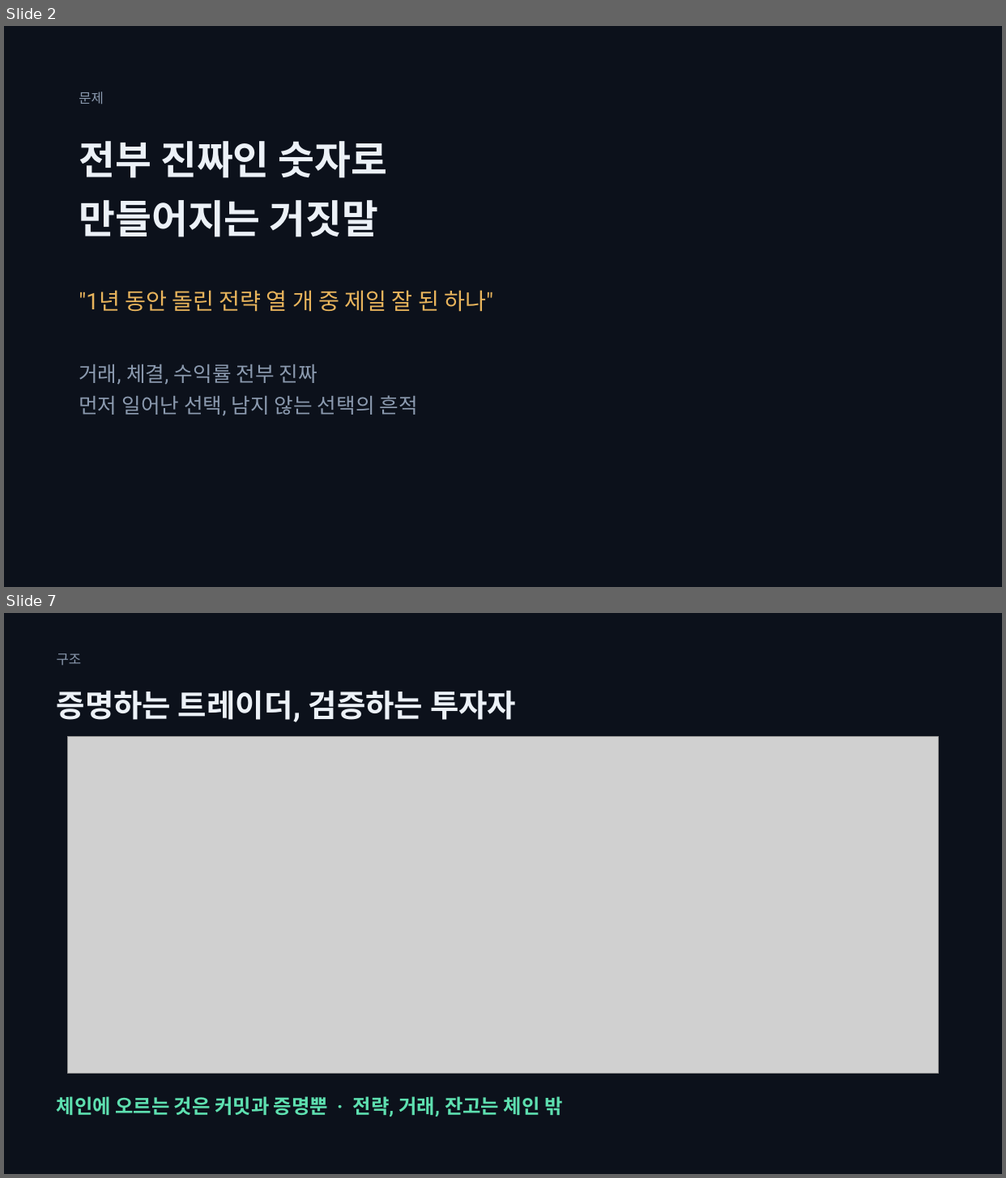
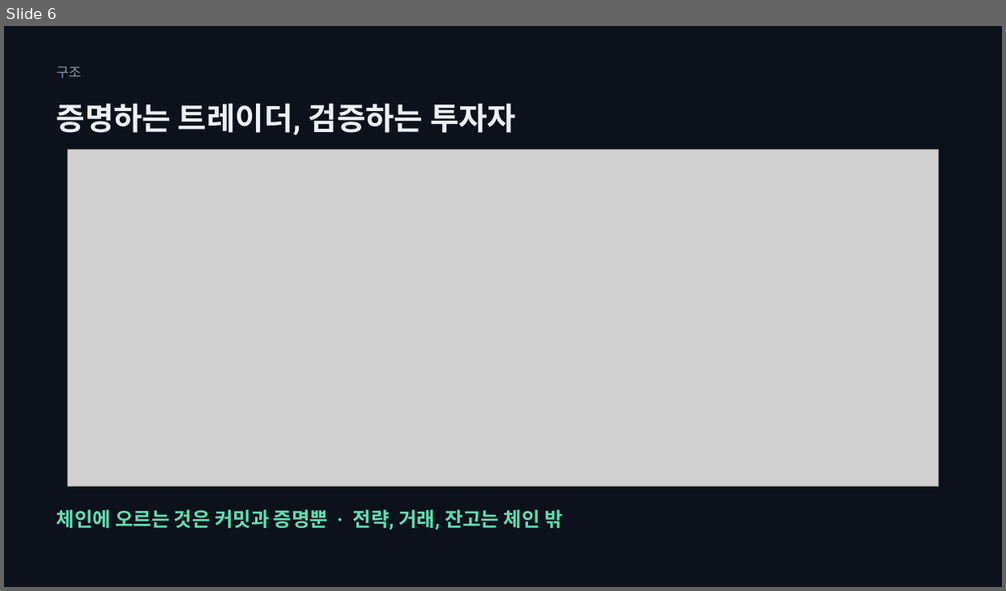
Before and after one commit to SeoDongOk/proof-of-track-record, a slide deck: deck/proof-of-track-record-talk.pptx. Shown one above the other, each under a label of ours: slides 2 and 7 before the commit, slide 6 after it; the slides between them are not shown. The pictures are 1006x1178 and 1006x591 pixels, drawn with LibreOffice and Linux fonts; fonts in the diff are those of the drawing; grey boxes stand for pictures. Boxes give left, top, right and bottom in pixels: in the first picture for what was removed or moved away, otherwise in the second. Text is boxed around its words. In the diff, an @@ line names an element or a change of style, - is before the commit and + after.

```diff
--- a/deck/proof-of-track-record-talk.pptx
+++ b/deck/proof-of-track-record-talk.pptx
@@ slide 2 removed at (4, 26, 1002, 587), background #FFFFFF @@
@@ rectangle removed at (4, 26, 1002, 587) @@
@@ text removed at (79, 92, 104, 105) @@
-문제
@@ text removed at (79, 141, 388, 237) @@
-전부 진짜인 숫자로
-만들어지는 거짓말
@@ text removed at (79, 290, 493, 312) @@
-"1년 동안 돌린 전략 열 개 중 제일 잘 된 하나"
@@ text removed at (79, 365, 418, 416) @@
-거래, 체결, 수익률 전부 진짜
-먼저 일어난 선택, 남지 않는 선택의 흔적
@@ what was slide 7 is now slide 6 @@
```
Also in this commit, not shown: 3 slides changed, 2 slides added, 2 other slides removed, 2 other files.
